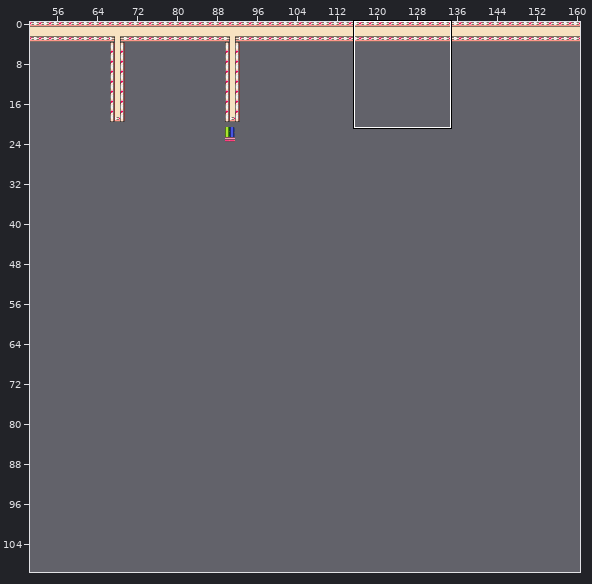
Tiled map, stored at assets/art/Levels/level4.tmx. Above: a wide view before the commit, with the close-up outlined.
Close-up. Before the commit:
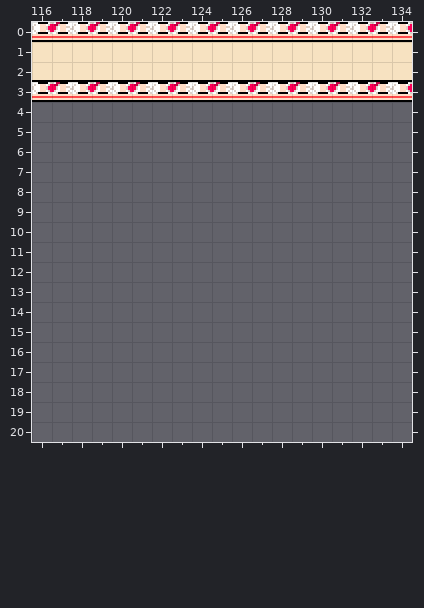
Cells are 10x10 px. Shown: x 116..134, y 0..20. The commit also changed other parts of the map, which this record leaves out.
Now the later version:
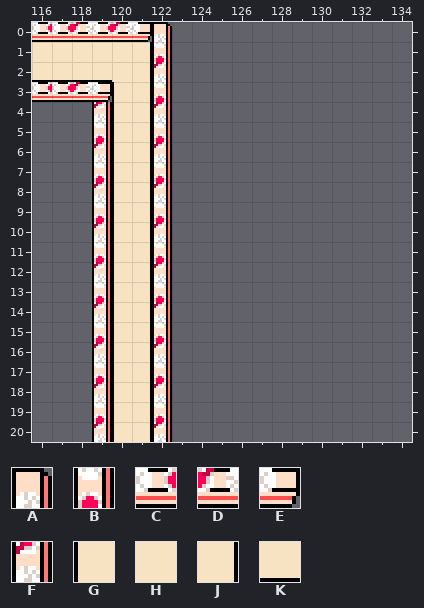
Key: from "TileSet": A 40, B 50, C 52, D 53, E 54, F 60, G 71, H 72, J 73, K 82.
_ is an empty cell.
Changes in this commit:
{"where": "layer \"Walls\""}
{"y":0,"x":117,"old":"DCDCDCDCDCDCDCDCDC","new":"CDCDEA____________"}
{"y":1,"x":121,"old":"HHHHHHHHHHHHHH","new":"JB____________"}
{"y":2,"x":120,"old":"KKKKKKKKKKKKKKK","new":"HJF____________"}
{"y":3,"x":117,"old":"DCDCDCDCDCDCDCDCDC","new":"CDEGJB____________"}
{"y":4,"x":119,"old":"____","new":"FGJF"}
{"y":5,"x":119,"old":"____","new":"BGJB"}
{"y":6,"x":119,"old":"____","new":"FGJF"}
{"y":7,"x":119,"old":"____","new":"BGJB"}
{"y":8,"x":119,"old":"____","new":"FGJF"}
{"y":9,"x":119,"old":"____","new":"BGJB"}
{"y":10,"x":119,"old":"____","new":"FGJF"}
{"y":11,"x":119,"old":"____","new":"BGJB"}
{"y":12,"x":119,"old":"____","new":"FGJF"}
{"y":13,"x":119,"old":"____","new":"BGJB"}
{"y":14,"x":119,"old":"____","new":"FGJF"}
{"y":15,"x":119,"old":"____","new":"BGJB"}
{"y":16,"x":119,"old":"____","new":"FGJF"}
{"y":17,"x":119,"old":"____","new":"BGJB"}
{"y":18,"x":119,"old":"____","new":"FGJF"}
{"y":19,"x":119,"old":"____","new":"BGJB"}
{"y":20,"x":119,"old":"____","new":"FGJF"}
{"label":"changed","picture_box":[52,22,412,442]}
